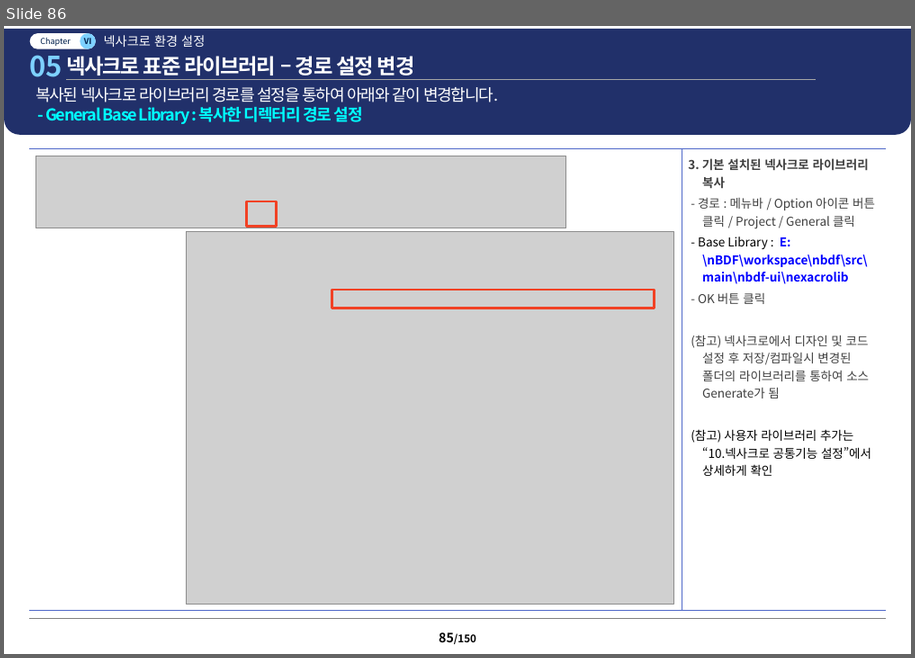
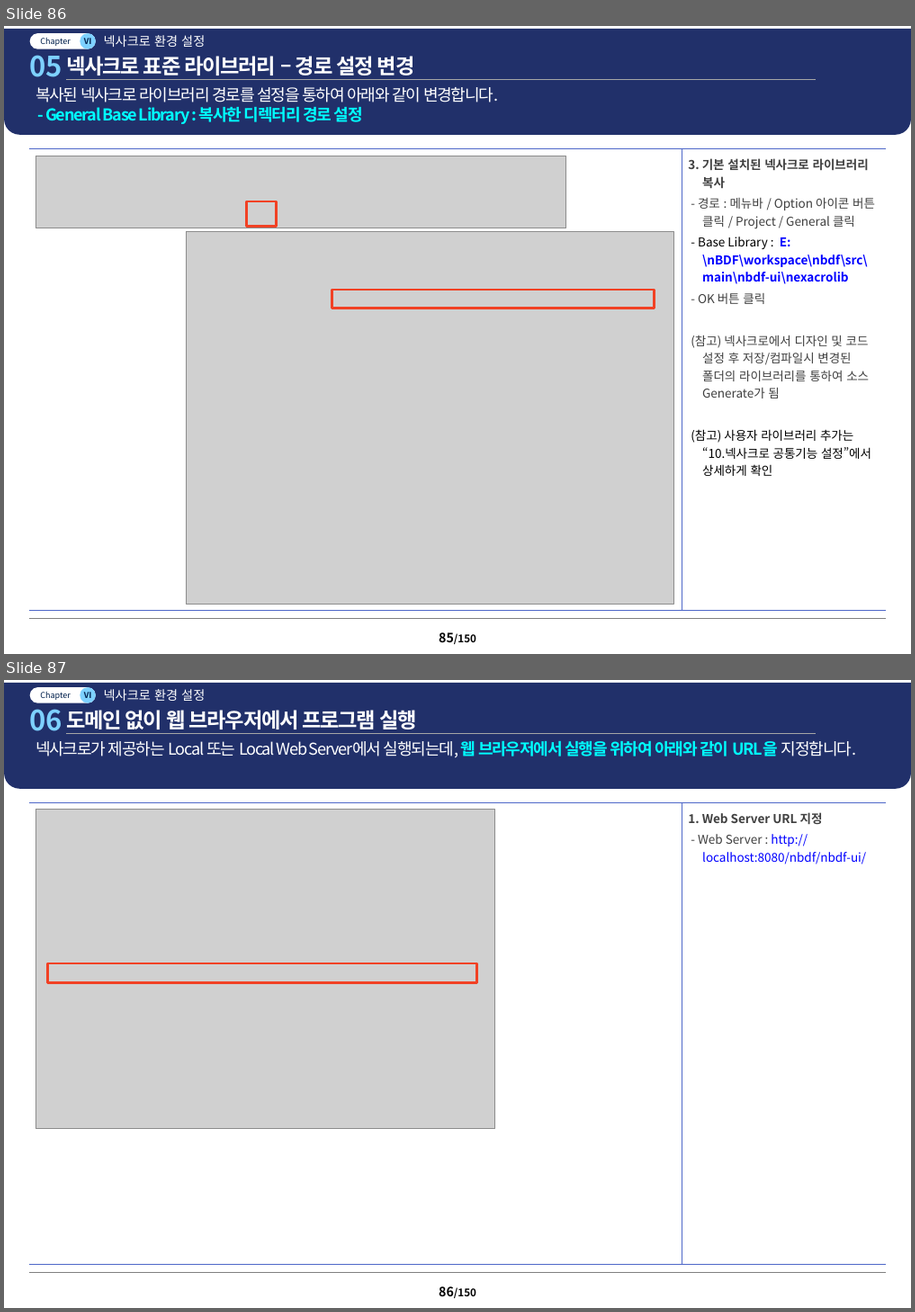
Before and after one commit to nbdf2026/nbdf, a slide deck: src/main/nbdf-doc/빌트원-Nexacro N v24-nBDF_20260428_v0.58.pptx. Shown one above the other, each under a label of ours: slide 86 before the commit, slides 86 and 87 after it. The pictures are 915x658 and 915x1312 pixels, drawn with LibreOffice and Linux fonts; fonts in the diff are those of the drawing; grey boxes stand for pictures; background and template pictures are left out. Boxes give left, top, right and bottom in pixels: in the first picture for what was removed or moved away, otherwise in the second. Text is boxed around its words. In the diff, an @@ line names an element or a change of style, - is before the commit and + after.

Commit message:
[nbdf 프로젝트]  1. 작업일자 : 2026.06.30  2. 작업내용   - 사용자 매뉴얼 업데이트 : 빌트원-Nexacro N v24-nBDF_20260428_v0.58.pptx

```diff
--- a/src/main/nbdf-doc/빌트원-Nexacro N v24-nBDF_20260428_v0.58.pptx
+++ b/src/main/nbdf-doc/빌트원-Nexacro N v24-nBDF_20260428_v0.58.pptx
@@ slide 87 added at (4, 680, 911, 1308), background #FFFFFF; not listed: 9 template elements that a slide beside it also shows @@
@@ text added at (29, 702, 62, 731), 24 pt, text #7DD1FF, bold @@
+06
@@ text added at (66, 707, 417, 734), 18 pt, text #FFFFFF, bold @@
+도메인 없이 웹 브라우저에서 프로그램 실행
@@ text added at (36, 741, 856, 758), 14 pt, text #FFFFFF @@
+넥사크로가 제공하는 Local 또는 Local Web Server에서 실행되는데, 웹 브라우저에서 실행을 위하여 아래와 같이 URL을 지정합니다.
@@ table added at (29, 803, 887, 1265), 1 rows, 2 columns @@
+ | 1. Web Server URL 지정 / - Web Server : http://localhost:8080/nbdf/nbdf-ui/
@@ picture added at (36, 810, 495, 1129) @@
@@ rectangle added at (47, 964, 477, 982), outline #F14124 2.25 pt @@
```
